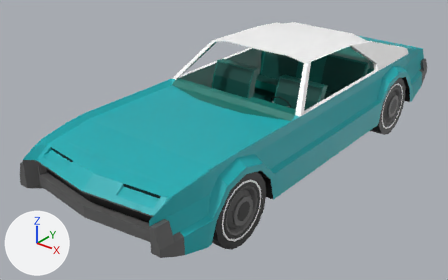
The Blender file Assets/James/Vehicles/Oldsmobile Toronado/Vehicle/Oldsmobile Toronado(Restored).blend, before and after one commit.
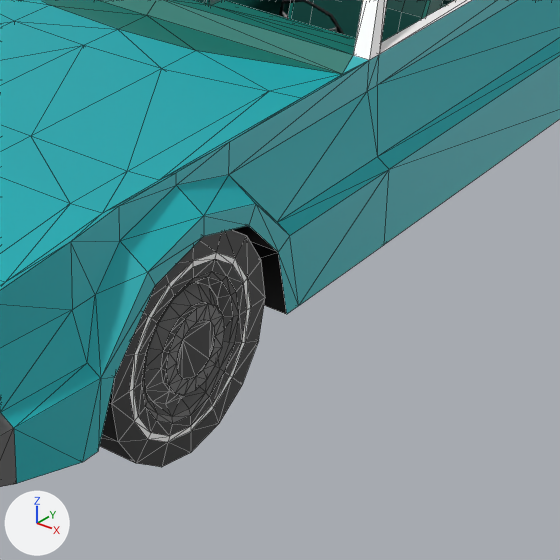
The first picture shows the older version from a 50 mm camera at (2.42, -3.57, 2.12) aimed at (-0.08, -0.44, 0.18). The close-ups show both versions on the part from 40% to 81% of the width and 35% to 100% of the height of that picture; other places that the commit changed are outside them. The axes (+X, +Y, +Z) are drawn at lower left. The lights are the same throughout. The close-ups show mesh edges as thin lines.

Names of what the first close-up shows: 'Body(Restored)', 'FrontSeat(Restored)', 'FrontWheels(Restored)'.
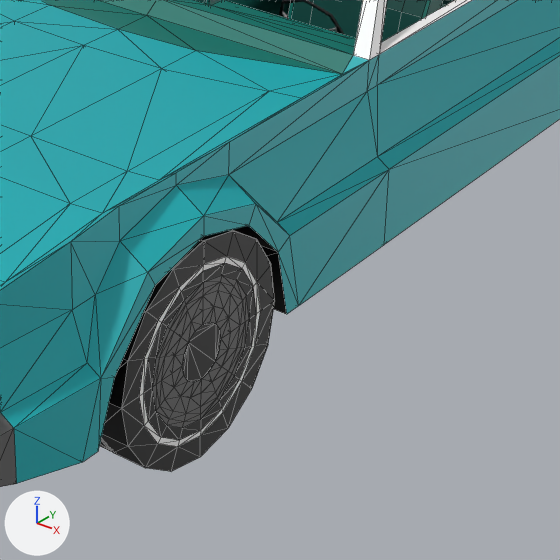
Edits to the bpy script that builds the scene:
```text
Add me_circle_006_1:
    me_circle_006_1.from_pydata(...)  # 206 vertices, 192 faces; spans x 0.01..0.47, y -2.01..-1.55, z -10.06..-0.42
    # faces by material slot: [68, 16, 108]
    me_circle_006_1.materials.append(mat_material)  # black #000000
    me_circle_006_1.materials.append(mat_material_004)  # white #ffffff
    me_circle_006_1.materials.append(mat_material_040)  # dark grey #636363
Remove ob_frontwheels_restored:
    ob_frontwheels_restored = bpy.data.objects.new('FrontWheels(Restored)', me_circle_006)
    ob_frontwheels_restored.location = (0.071, 0.593, 0.0)
    ob_frontwheels_restored.rotation_euler = (0.0, -1.571, 0.0)  # degrees (0, -90, 0)
    _m = ob_frontwheels_restored.modifiers.new('Mirror', 'MIRROR')
    _m.use_axis = (False, False, True)
    _m = ob_frontwheels_restored.modifiers.new('Triangulate', 'TRIANGULATE')
    _m.quad_method = 'BEAUTY'
Add ob_frontwheel_left_restored:
    ob_frontwheel_left_restored = bpy.data.objects.new('FrontWheel Left(Restored)', me_circle_006_1)
    ob_frontwheel_left_restored.location = (0.59, 0.593, 0.0)
    ob_frontwheel_left_restored.rotation_euler = (0.0, -1.571, 0.0)  # degrees (0, -90, 0)
    ob_frontwheel_left_restored.scale = (1.0, 1.0, 0.00791)
    _m = ob_frontwheel_left_restored.modifiers.new('Mirror', 'MIRROR')
    _m.use_axis = (False, False, True)
    _m = ob_frontwheel_left_restored.modifiers.new('Triangulate', 'TRIANGULATE')
    _m.quad_method = 'BEAUTY'
```

Where the change shows, as pixel boxes (x1, y1, x2, y2) in the close-ups (560 x 560 px):
'FrontWheel Left(Restored)', added: after (100, 230, 275, 471)
    faces in mat_material (black #000000): (100, 230, 275, 471)
    faces in mat_material_040 (dark grey #636363): (152, 275, 249, 428)
    faces in mat_material_004 (white #ffffff): (139, 256, 260, 447)
'FrontWheels(Restored)', deleted: before (100, 230, 265, 467)
    faces in mat_material (black #000000): (100, 230, 265, 467)
    faces in mat_material_040 (dark grey #636363): (142, 271, 239, 424)
    faces in mat_material_004 (white #ffffff): (129, 253, 251, 442)
